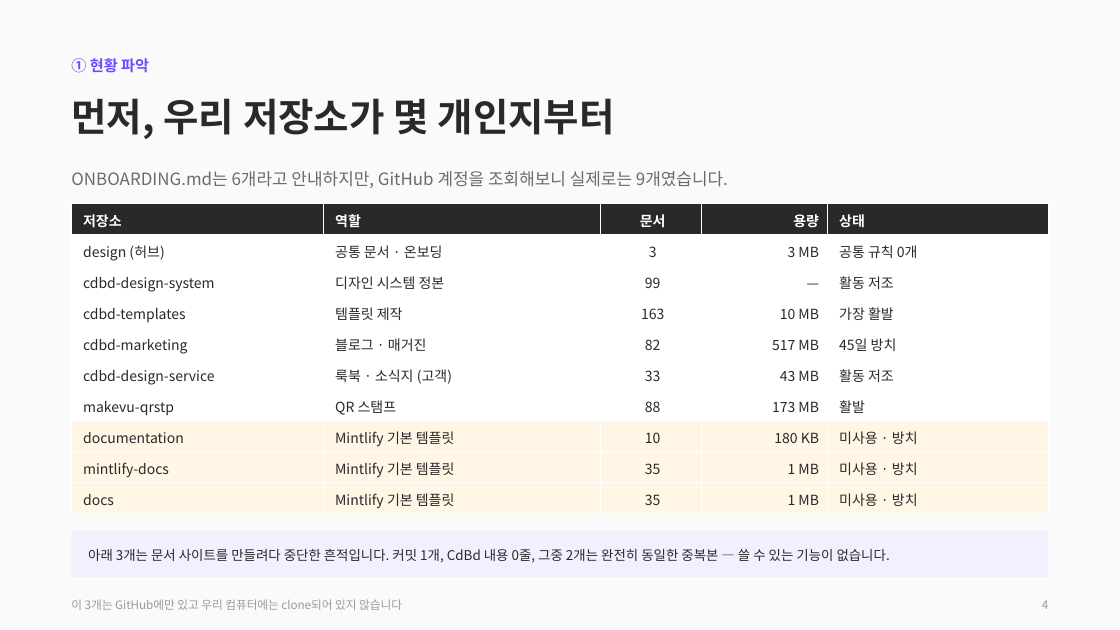
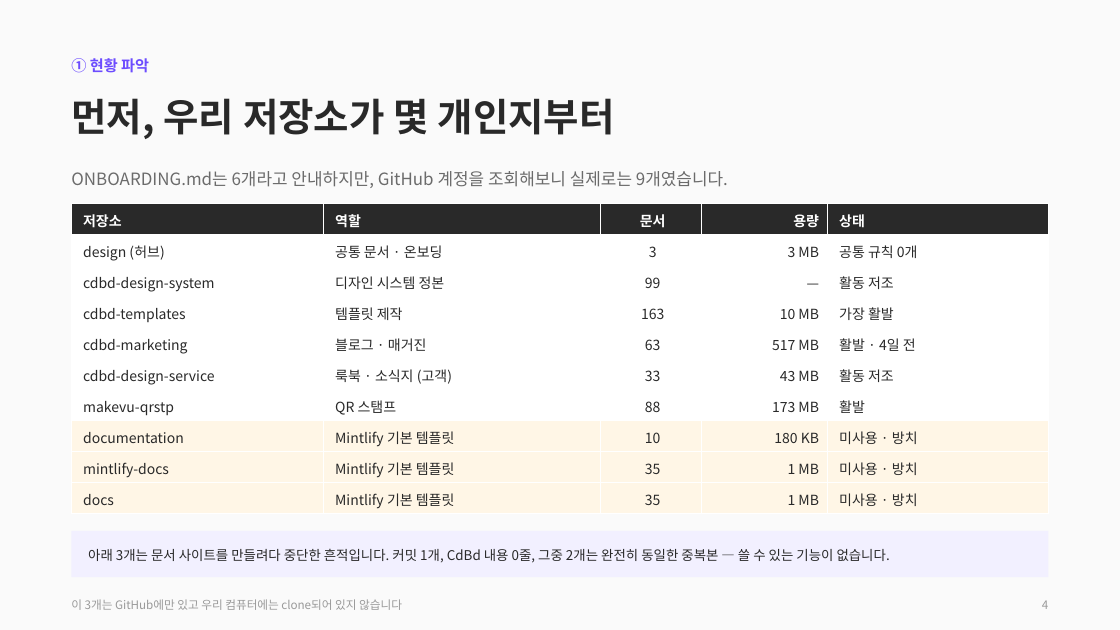
Before and after one commit to CdBd-in/design, a slide deck: slide 4 of CdBd 문서 체계 진단 및 개편 제안.pptx. Drawn at 1120x630 pixels with LibreOffice and Linux fonts; fonts in the diff are those of the drawing. Boxes give left, top, right and bottom in pixels: in the first picture for what was removed or moved away, otherwise in the second. Text is boxed around its words. In the diff, an @@ line names an element or a change of style, - is before the commit and + after.

```diff
--- a/CdBd 문서 체계 진단 및 개편 제안.pptx
+++ b/CdBd 문서 체계 진단 및 개편 제안.pptx
@@ table at bbox=[71, 203, 1049, 514] @@
-row 5, column 3: 82
+row 5, column 3: 63
-row 5, column 5: 45일 방치
+row 5, column 5: 활발 · 4일 전
```
Also in this commit, not shown: 17 other slides changed, 1 slide added, 1 other file.
